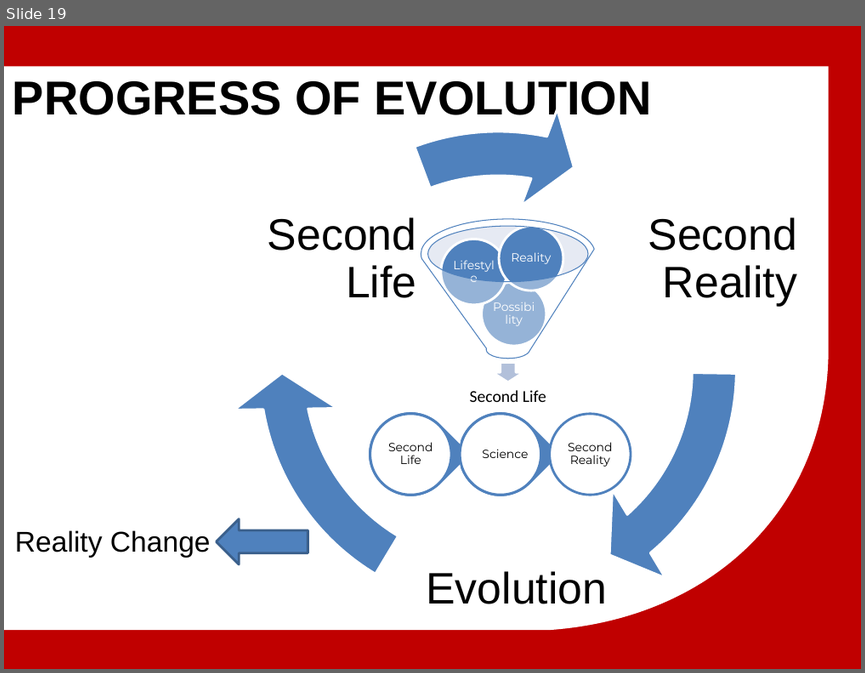
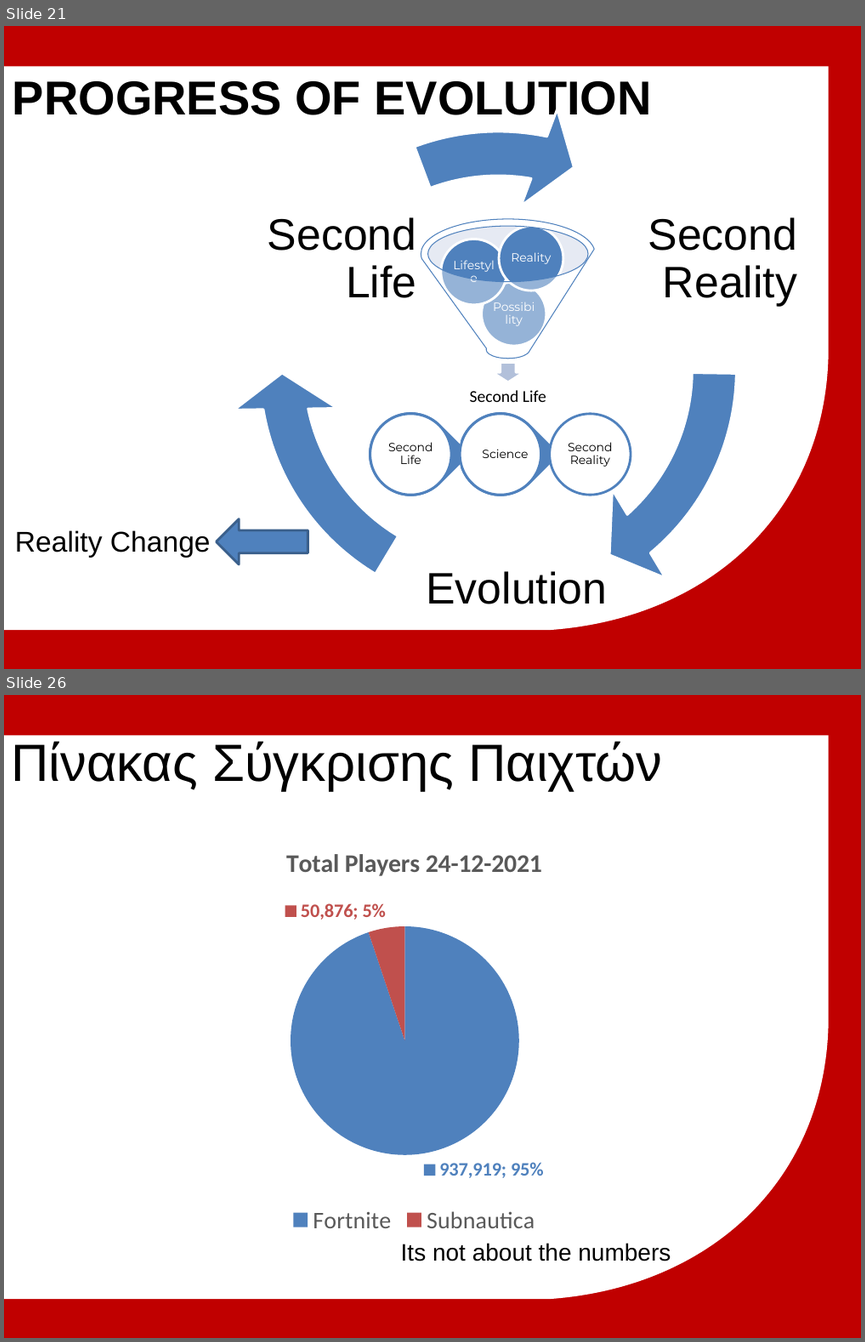
Before and after one commit to michailmarkou1995/BSc-Computer-Science-Projects, a slide deck: MENTAL WEALTH PROFESSIONAL LIFE 3 (PROJECT) (CN6000)/Research_Thesis_Main/Μητροπολιτικό Κολλέγιο_ΣΕΚΦ[Μιχαηλ Μαρκου] Advanced multiplayer game mechanics.pptx. Shown one above the other, each under a label of ours: slide 19 before the commit, slides 21 and 26 after it; the slides between them are not shown. The pictures are 865x673 and 865x1342 pixels, drawn with LibreOffice and Linux fonts; fonts in the diff are those of the drawing; background and template pictures are left out. Boxes give left, top, right and bottom in pixels: in the first picture for what was removed or moved away, otherwise in the second. Text is boxed around its words. In the diff, an @@ line names an element or a change of style, - is before the commit and + after.

```diff
--- a/MENTAL WEALTH PROFESSIONAL LIFE 3 (PROJECT) (CN6000)/Research_Thesis_Main/Μητροπολιτικό Κολλέγιο_ΣΕΚΦ[Μιχαηλ Μαρκου] Advanced multiplayer game mechanics.pptx
+++ b/MENTAL WEALTH PROFESSIONAL LIFE 3 (PROJECT) (CN6000)/Research_Thesis_Main/Μητροπολιτικό Κολλέγιο_ΣΕΚΦ[Μιχαηλ Μαρκου] Advanced multiplayer game mechanics.pptx
@@ slide 26 added at (4, 695, 861, 1338), background #C00000; not listed: 1 template element that a slide beside it also shows @@
@@ title added at (11, 741, 662, 791), 44 pt, text #000000 @@
+Πίνακας Σύγκρισης Παιχτών
@@ pie chart added at (106, 828, 723, 1239) @@
+title "Total Players 24-12-2021 "
+categories: Fortnite, Subnautica
+Series 1: 937919, 50876
@@ text added at (401, 1242, 670, 1261), 20 pt, text #000000 @@
+Its not about the numbers
@@ what was slide 19 is now slide 21 @@
```
Also in this commit, not shown: 3 slides changed, 10 other slides added, 2 slides removed.
